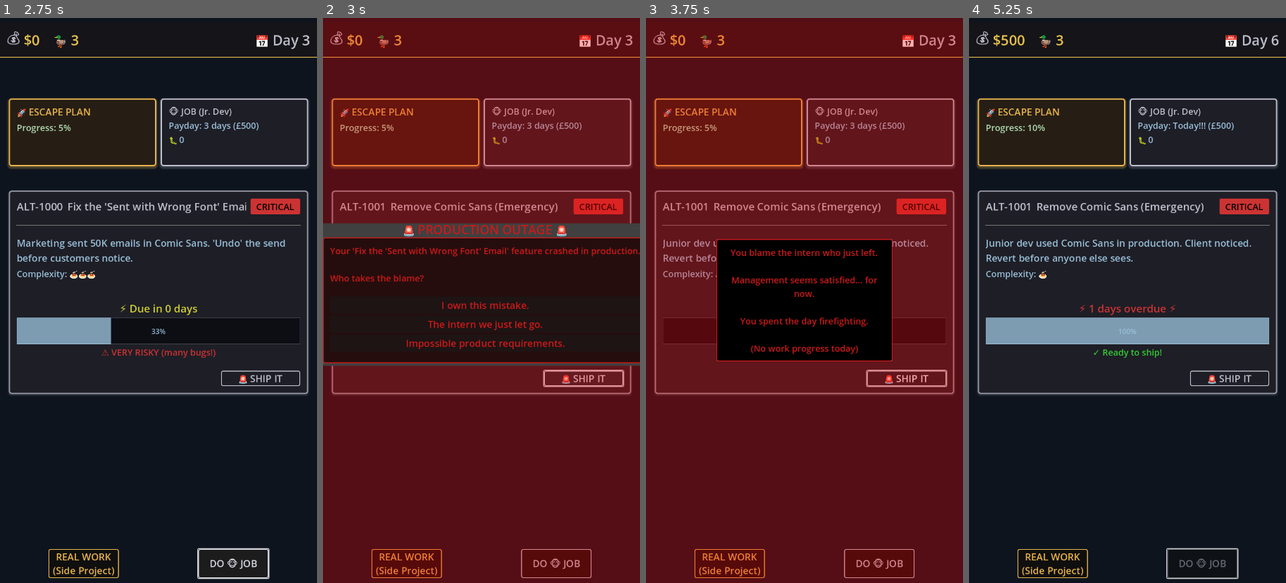
Above: before the commit, frames 1-4 (left to right).
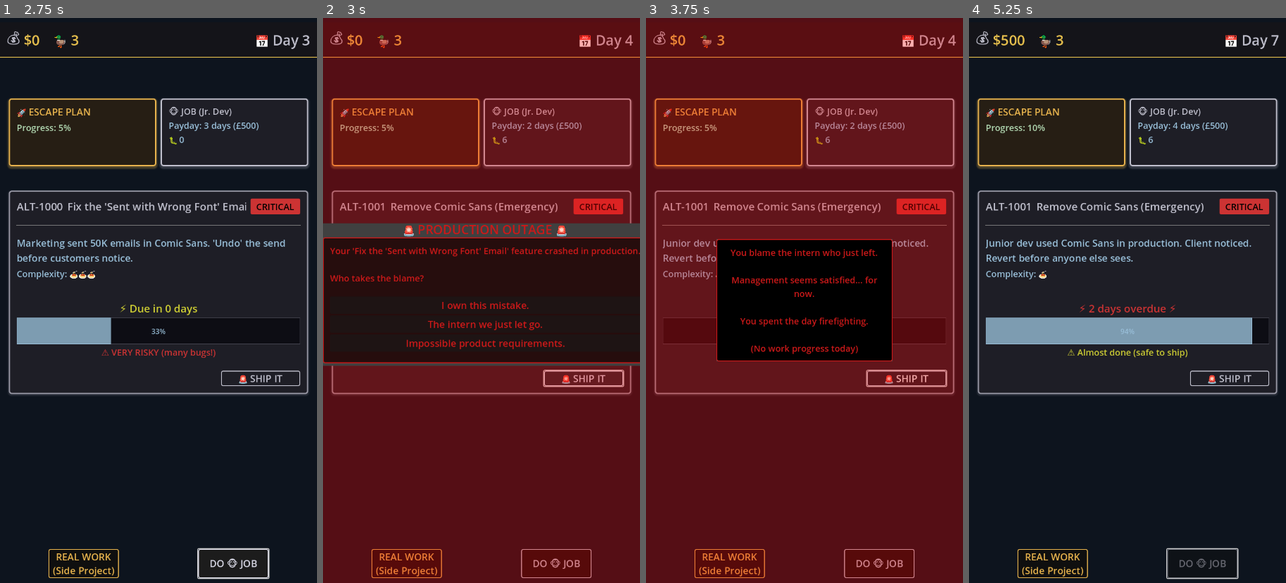
Above: after the commit, the same moments.

Repository: lmchoi/alt-f-this
Game: Godot game, scene res://scenes/game_ui.tscn
Same seed, same stepped clock (60 frames per second), same inputs: the game is played once before the commit and once after it.
Inputs:
- Up to frame 1 (2.75 s): click "🚨 SHIP IT" at 0.5 s; click "REAL WORK (Side Project)" at 1.25 s; click "DO 🐵 JOB" at 2 s
- Up to frame 2 (3 s): click "🚨 SHIP IT" at 2.75 s
- Up to frame 3 (3.75 s): click "The intern we just let go." at 3.5 s
- Up to frame 4 (5.25 s): click "REAL WORK (Side Project)" at 4.25 s; click "DO 🐵 JOB" at 5 s

Frame 1 is identical in both runs. In frame 2, less than 0.1% of the frame differs, in the area x 56-98%, y 3-22%; in frame 3, less than 0.1%; in frame 4, 0.7%, in the area x 31-98%, y 3-61%.

Commit message:
Refactor critical task outages to use time bomb system
Moved critical task outage logic from ship_it() to check_time_bombs().
Critical tasks now added to poorly_shipped_tasks array and trigger
guaranteed outage on next turn (vs random chance for normal tasks).

Changes:
- poorly_shipped_tasks now stores {name, is_critical} objects
- check_time_bombs() checks critical tasks first (100% outage chance)
- Normal time bombs continue with existing random chance logic

This keeps all outage triggering in one place for consistency.

🤖 Generated with [Claude Code](https://claude.com/claude-code)

Co-Authored-By: Claude <noreply@anthropic.com>

Diff:
--- a/autoloads/game_manager.gd
+++ b/autoloads/game_manager.gd
@@ -89,7 +89,7 @@
 		side_project_updated.emit(side_project)
 
 var production_outages := 0  # Track total outages for firing (3 = fired)
-var poorly_shipped_tasks := []  # Tasks shipped at <50% (can trigger outages)
+var poorly_shipped_tasks := []  # Tasks shipped at <50% or critical <80% (can trigger outages). Array of {name: String, is_critical: bool}
 var outage_in_progress := false  # Track if outage consequence is being shown
 var last_outage_choice := ""  # Track the most recent outage blame choice
 
@@ -145,16 +145,23 @@
 	if poorly_shipped_tasks.size() == 0:
 		return  # No poorly shipped tasks = no outages possible
 
-	# Outage chance = (bugs × 0.5%) per poorly shipped task
+	# Check for critical task outages first (guaranteed)
+	for task_data in poorly_shipped_tasks:
+		if task_data.is_critical:
+			trigger_production_outage(task_data.name)
+			poorly_shipped_tasks.erase(task_data)
+			return  # Only one outage per turn
+
+	# Regular time bombs: outage chance = (bugs × 0.5%) per poorly shipped task
 	# Example: 60 bugs × 3 bad tasks = 90% daily chance
 	var outage_chance = bugs * OUTAGE_CHANCE_PER_BUG * poorly_shipped_tasks.size()
 
 	if randf() < outage_chance:
 		# Pick a random poorly shipped task to blame
-		var task_name = poorly_shipped_tasks.pick_random()
-		trigger_production_outage(task_name)
+		var task_data = poorly_shipped_tasks.pick_random()
+		trigger_production_outage(task_data.name)
 		# Remove so it can't trigger again
-		poorly_shipped_tasks.erase(task_name)
+		poorly_shipped_tasks.erase(task_data)
 
 func trigger_production_outage(task_name: String):
 	"""Handle a production outage - the Papers Please 'terrorist exploded' moment."""
@@ -358,21 +365,20 @@
 	print('ship it at %d%%' % current_task.progress)
 
 	var progress = current_task.progress
-
-	# Critical tasks: shipping <80% triggers immediate outage
-	if current_task.categories.has("critical") and progress < CRITICAL_OUTAGE_THRESHOLD:
-		trigger_production_outage(current_task.title)
-		pick_up_new_task()
-		return ActionOutcome.DO_NOTHING  # Outage flow handles day advance
+	var is_critical = current_task.categories.has("critical")
 
 	# Calculate bugs to add: (100 - progress) / 10
 	var bugs_to_add = (100 - progress) / BUGS_PER_INCOMPLETE_PERCENT
 	add_bugs(int(bugs_to_add))
 
 	# Track poorly shipped tasks (can cause outages later)
-	if progress < POOR_QUALITY_THRESHOLD:
-		poorly_shipped_tasks.append(current_task.title)
-		print("⚠️ Poor quality ship: '%s' added to outage risk pool" % current_task.title)
+	# Critical: <80%, Normal: <50%
+	var is_poorly_shipped = (is_critical and progress < CRITICAL_OUTAGE_THRESHOLD) or (progress < POOR_QUALITY_THRESHOLD)
+
+	if is_poorly_shipped:
+		poorly_shipped_tasks.append({"name": current_task.title, "is_critical": is_critical})
+		var threshold = int(CRITICAL_OUTAGE_THRESHOLD) if is_critical else POOR_QUALITY_THRESHOLD
+		print("⚠️ Poor quality ship: '%s' added to outage risk pool (critical: %s, threshold: %d%%)" % [current_task.title, is_critical, threshold])
 
 	pick_up_new_task()
 
